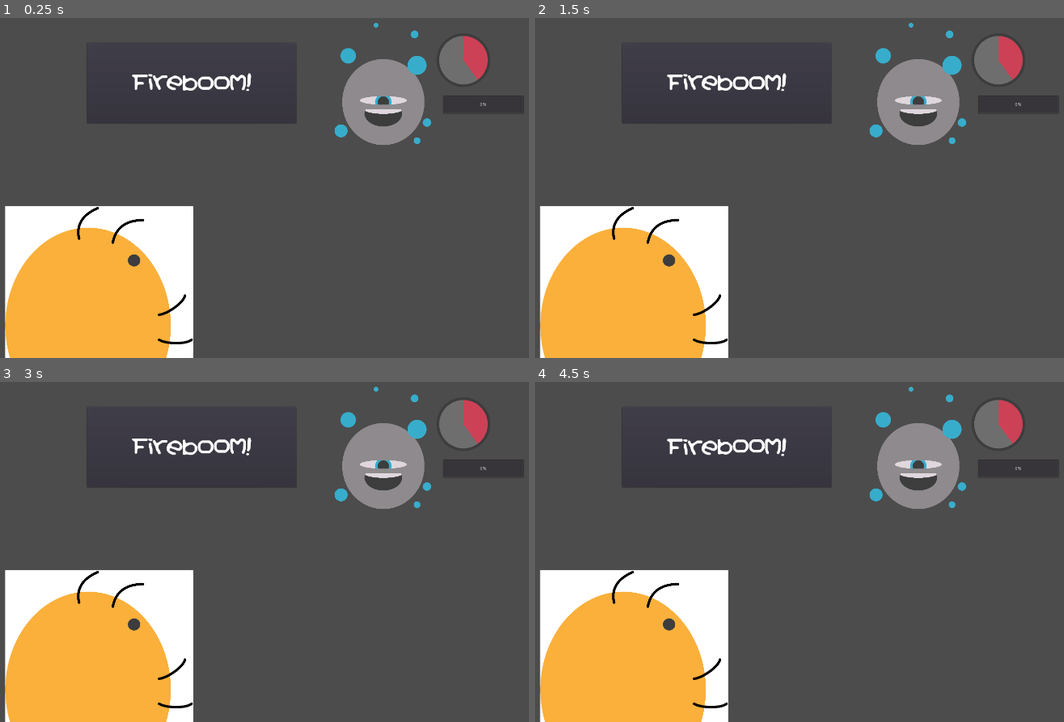
Above: before the commit, frames 1-4 (two rows, left to right).
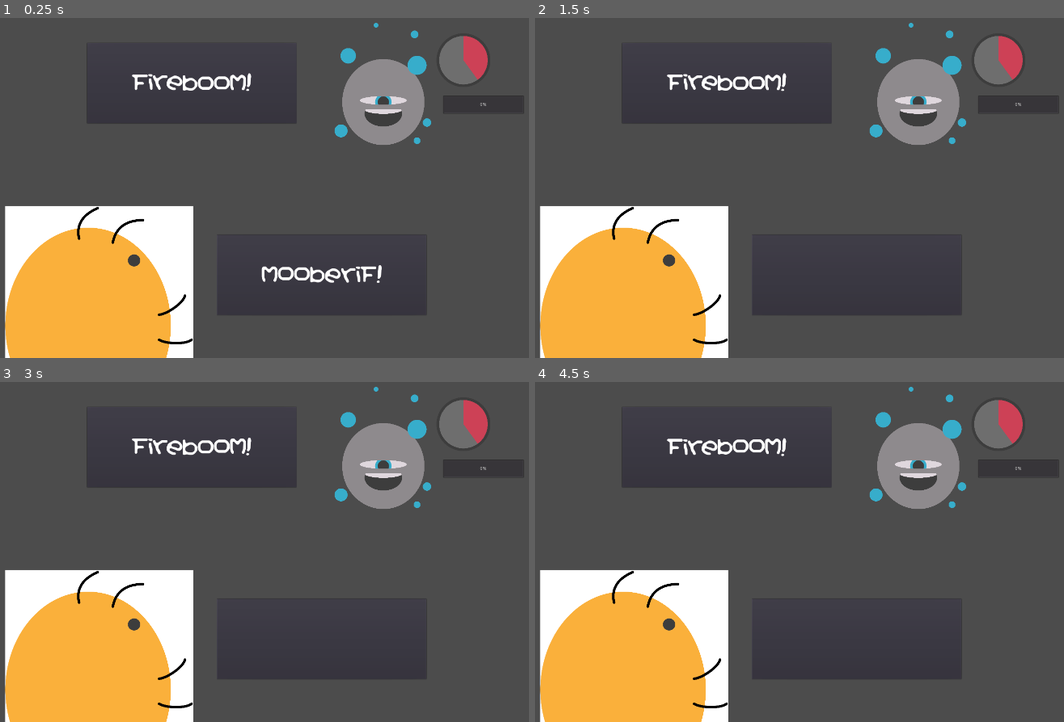
Above: after the commit, the same moments.

Repository: Tzeryushi/Dispelling-Bee
Game: Godot game, scene res://Main.tscn
The game is run twice, just before and just after one commit, with the same random seed, the same clock (stepped at 60 frames per second) and the same inputs. The project has no main scene, so this scene is started directly.
Inputs:
- Up to frame 1 (0.25 s): no input
- Up to frame 2 (1.5 s): tap Enter at 0.5 s; tap Backspace at 0.6, 1.35 s
- Up to frame 3 (3 s): tap Backspace at 2.1, 2.85 s
- Up to frame 4 (4.5 s): tap Backspace at 3.6, 4.35 s

The runs differ from the first frame. In frame 1, 0.5% of the frame differs, in the area x 49-73%, y 72-78%; in frame 2, less than 0.1%; in frame 3, less than 0.1%; in frame 4, less than 0.1%.

Commit message:
Preliminary Input
No maps set yet. Exploring design options - it's strange not to rely so much on inheritance!

Diff:
--- a/combat/Combat.gd
+++ b/combat/Combat.gd
@@ -6,3 +6,25 @@
 #Ends encounter and sends a signal containing changes to player
 
 #MAJOR TODO: Handle keyboard input for dispelling!
+
+onready var player_spell_box = $GUI/PSContainer/PSpellText
+onready var enemy_spell_box = $GUI/ESContainer/ESpellText
+
+var player_spell = ""
+#TODO: pass reformatted enemy spell (with punct. rules and reverse)
+
+var player_text_tags = "[wave]"
+
+
+#handle the keyboard input. Subject to change. Restrict keys with hash?
+func _unhandled_key_input(event) -> void:
+	if not event.is_pressed():
+		if player_spell != null and not player_spell.empty() and event.scancode == KEY_BACKSPACE:
+			player_spell.erase(player_spell.length() - 1, 1)
+		else:
+			var key_typed = PoolByteArray([event.unicode]).get_string_from_utf8()
+			player_spell = player_spell + key_typed
+		if player_spell != null:
+			player_spell_box.bbcode_text = player_text_tags + player_spell
+
+		#handle spell cast - should send a signal to player node? depends.
--- a/combat/Combat.tscn
+++ b/combat/Combat.tscn
@@ -37,13 +37,13 @@
 margin_right = -60.0
 margin_bottom = 353.0
 
-[node name="PanelContainer" type="PanelContainer" parent="GUI"]
+[node name="ESContainer" type="PanelContainer" parent="GUI"]
 margin_left = 560.0
 margin_top = 140.0
 margin_right = 1186.0
 margin_bottom = 383.0
 
-[node name="RichTextLabel" type="RichTextLabel" parent="GUI/PanelContainer"]
+[node name="ESpellText" type="RichTextLabel" parent="GUI/ESContainer"]
 margin_left = 7.0
 margin_top = 90.0
 margin_right = 619.0
@@ -53,6 +53,25 @@
 bbcode_enabled = true
 bbcode_text = "[center][wave]FirebooM!"
 text = "FirebooM!"
+fit_content_height = true
+scroll_active = false
+
+[node name="PSContainer" type="PanelContainer" parent="GUI"]
+margin_left = 946.0
+margin_top = 711.0
+margin_right = 1572.0
+margin_bottom = 954.0
+
+[node name="PSpellText" type="RichTextLabel" parent="GUI/PSContainer"]
+margin_left = 7.0
+margin_top = 90.0
+margin_right = 619.0
+margin_bottom = 153.0
+size_flags_vertical = 4
+theme = ExtResource( 6 )
+bbcode_enabled = true
+bbcode_text = "[center][wave]MooberiF!"
+text = "MooberiF!"
 fit_content_height = true
 scroll_active = false
 
--- a/combat/Enemy.gd
+++ b/combat/Enemy.gd
@@ -1,3 +1,4 @@
 extends Node2D
 
+#Should take input passed from combat node (from Main) to propagate stats
 #Implement spell cycle and damagers here
